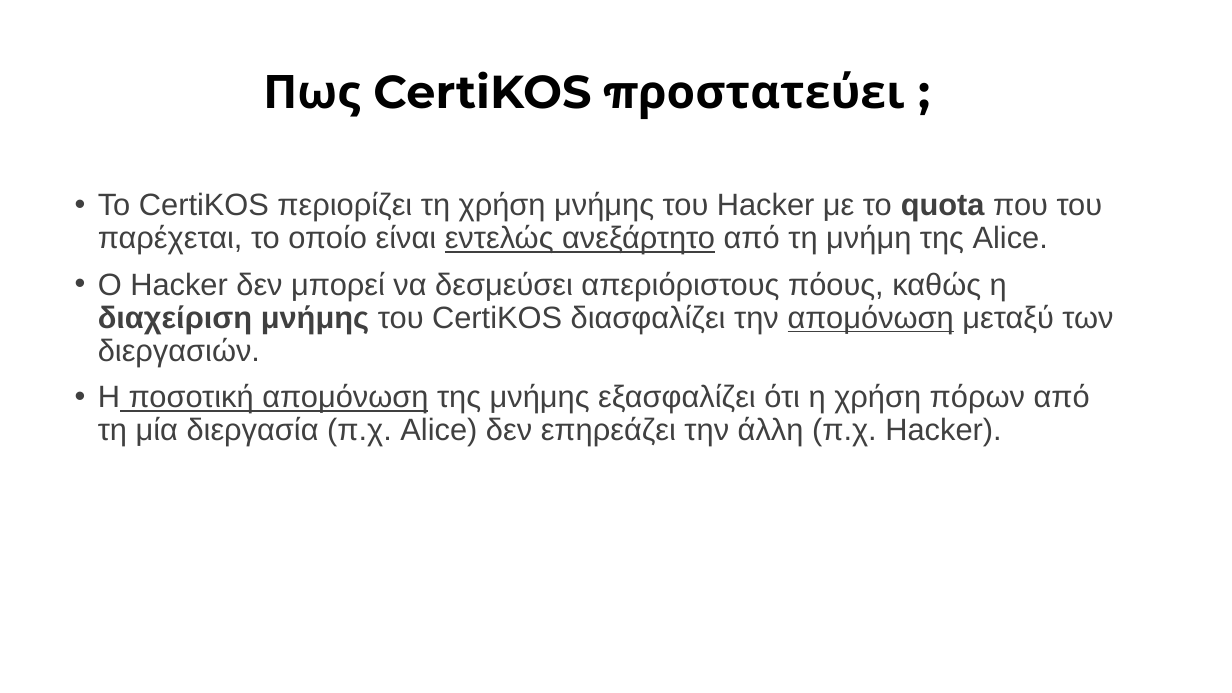
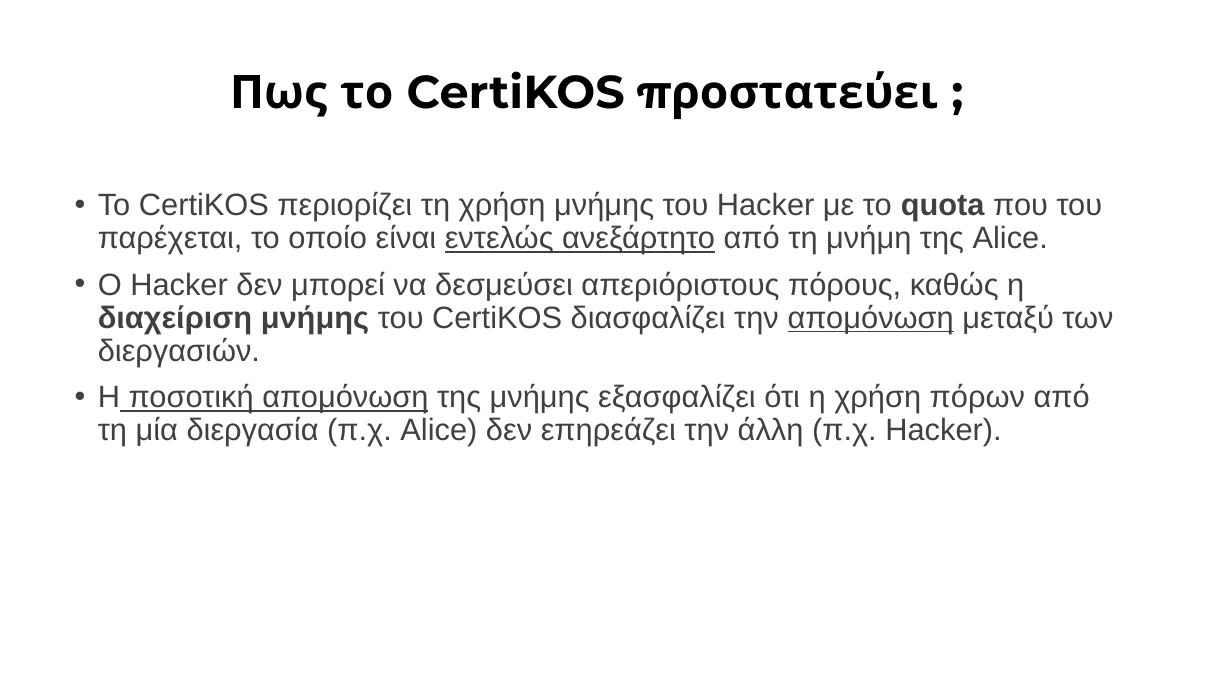
Before and after one commit to georgiabasa/project_security, a slide deck: slide 14 of programming_CertiKOS.pptx. Drawn at 1232x693 pixels with LibreOffice and Linux fonts; fonts in the diff are those of the drawing. Boxes give left, top, right and bottom in pixels: in the first picture for what was removed or moved away, otherwise in the second. Text is boxed around its words. In the diff, an @@ line names an element or a change of style, - is before the commit and + after.

```diff
--- a/programming_CertiKOS.pptx
+++ b/programming_CertiKOS.pptx
@@ title at bbox=[230, 71, 625, 117]: text changed @@
-Πως CertiKOS προστατεύει ;
+Πως το CertiKOS προστατεύει ;
@@ text at bbox=[98, 271, 1113, 367]: text changed @@
-• O Hacker δεν μπορεί να δεσμεύσει απεριόριστους πόους, καθώς η διαχείριση μνήμης του CertiKOS διασφαλίζει την απομόνωση μεταξύ των διεργασιών.
+• O Hacker δεν μπορεί να δεσμεύσει απεριόριστους πόρους, καθώς η διαχείριση μνήμης του CertiKOS διασφαλίζει την απομόνωση μεταξύ των διεργασιών.
```
Also in this commit, not shown: 4 other slides changed.
